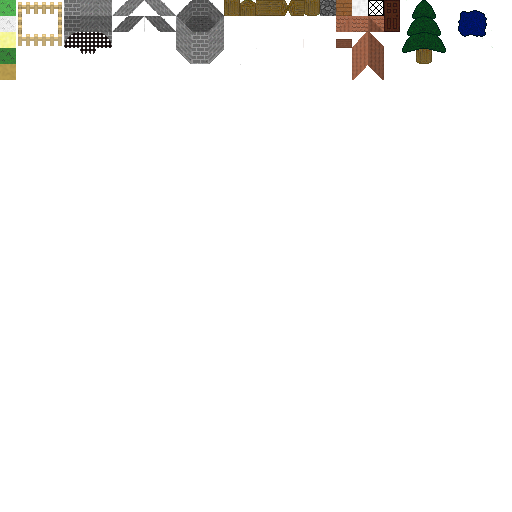
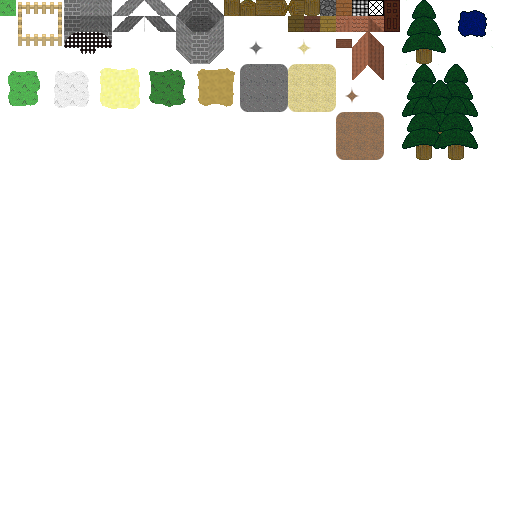
Before/after of a 512px x 512px layered artwork. What changed in the layer stack:
painted on "Background" over [0,0,478,160]
